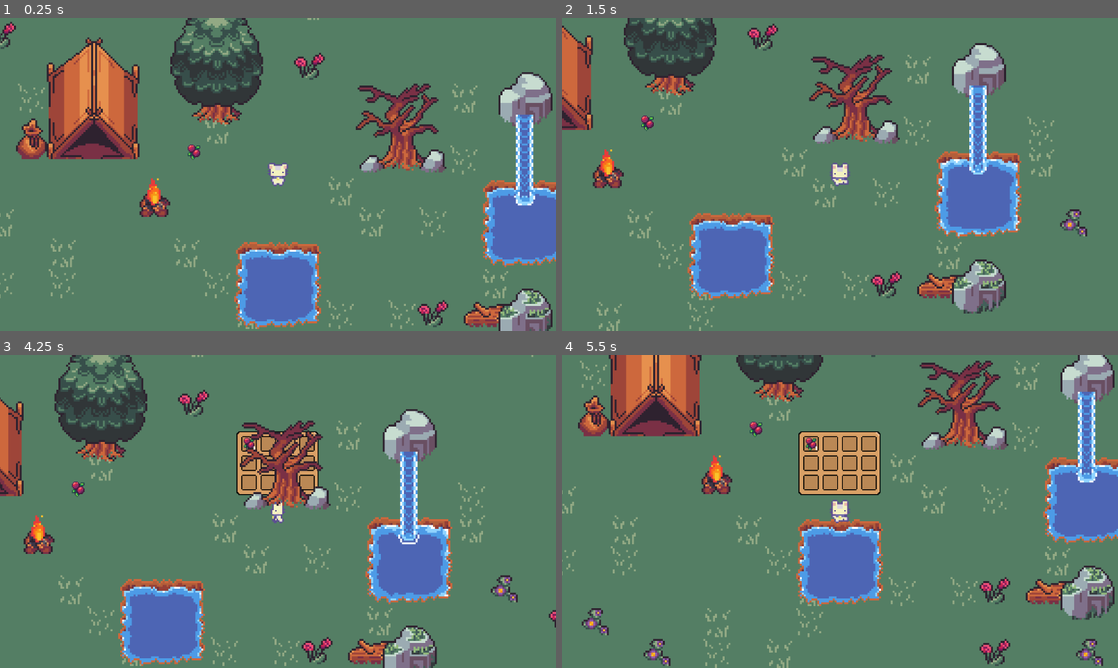
Above: before the commit, frames 1-4 (two rows, left to right).
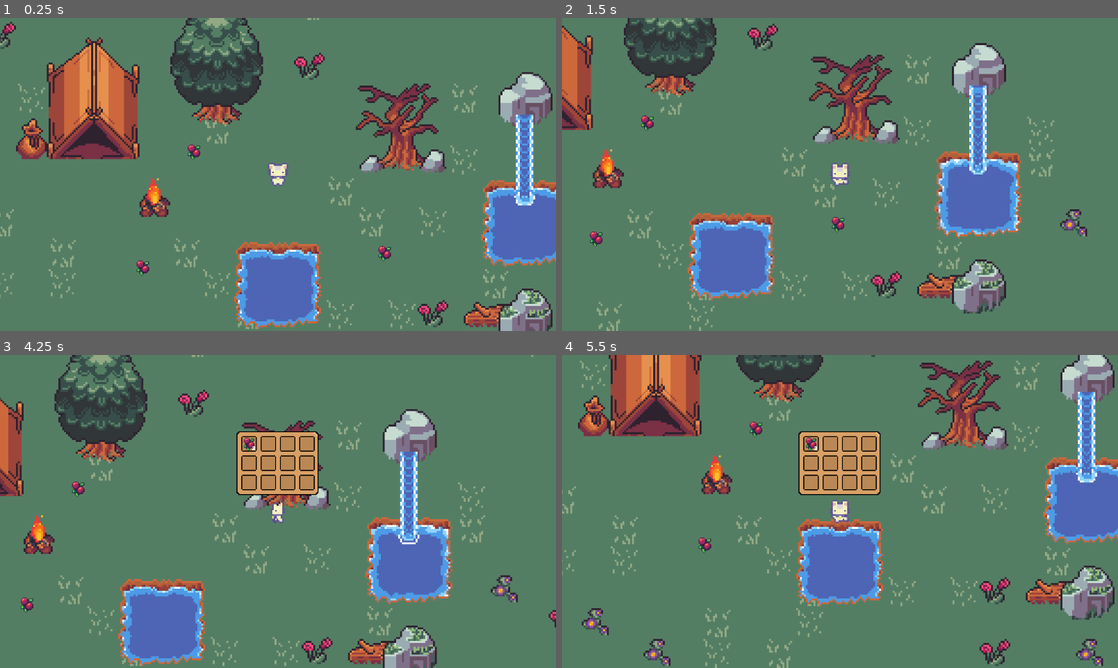
Above: after the commit, the same moments.

Repository: emmadilemma320/EdenEmGame
Game: Godot game, scene res://Scenes/world.tscn
Same seed, same stepped clock (60 frames per second), same inputs: the game is played once before the commit and once after it.
Inputs:
- Up to frame 1 (0.25 s): no input
- Up to frame 2 (1.5 s): hold D (move_right) 0.53-1.28 s; hold S (move_down) from 1.28 s (still down)
- Up to frame 3 (4.25 s): release S (move_down) at 2.03 s; hold D (move_right) 2.03-2.78 s; hold W (move_up) 2.78-3.53 s; hold A (move_left) from 3.53 s (still down); tap I (open_inventory) at 4.15 s
- Up to frame 4 (5.5 s): release A (move_left) at 5.03 s; hold S (move_down) from 5.03 s (still down)

The runs differ from the first frame. In frame 1, 0.2% of the frame differs, in the area x 24-71%, y 72-83%; in frame 2, 0.2%; in frame 3, 1.6%, in the area x 3-58%, y 24-83%; in frame 4, less than 0.1%.

Commit message:
Inventory Fixed!!
Players can now pick up collectables, which correctly create stacks or add themselves to existing stacks

Diff:
--- a/Scenes/Inventory/inventory_ui_slot.tscn
+++ b/Scenes/Inventory/inventory_ui_slot.tscn
@@ -34,5 +34,5 @@
 offset_right = 19.0
 offset_bottom = 17.0
 scale = Vector2(0.4, 0.4)
-text = "99"
+text = "1"
 horizontal_alignment = 2
--- a/Scenes/player.tscn
+++ b/Scenes/player.tscn
@@ -180,6 +180,7 @@
 [node name="Player" type="Node2D" parent="."]
 
 [node name="Inventory UI" parent="." instance=ExtResource("4_vgqql")]
+z_index = 1
 offset_left = -86.0
 offset_top = -166.0
 offset_right = 83.0
--- a/Scenes/world.tscn
+++ b/Scenes/world.tscn
@@ -30,3 +30,9 @@
 
 [node name="Berry" parent="." instance=ExtResource("3_5a7ea")]
 position = Vector2(399, 280)
+
+[node name="Berry2" parent="." instance=ExtResource("3_5a7ea")]
+position = Vector2(794, 490)
+
+[node name="Berry3" parent="." instance=ExtResource("3_5a7ea")]
+position = Vector2(293, 520)
--- a/Scripts/Inventory/Collectables/berry.gd
+++ b/Scripts/Inventory/Collectables/berry.gd
@@ -1,8 +1,8 @@
 extends Area2D
 
-@export var collectable: InventoryCollectable
+@export var inventory_self: InventoryCollectable = preload("res://Resources/Inventory/Collectables/berry.tres")
 
 func _on_body_entered(body: Node2D) -> void:
 	print("berry nice!")
-	body.collect(collectable)
+	body.collect(inventory_self)
 	queue_free()
Not shown, changed: Documentation/DesignDoc.txt
Not shown, changed: Documentation/InventoryLayout.txt
Not shown: 1 places in Resources/Inventory/player_inventory.tres that only renumber resources
